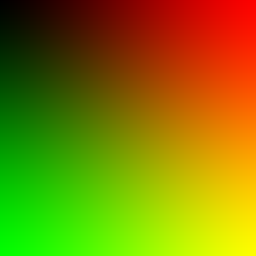
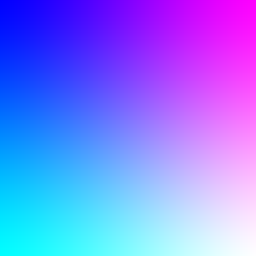
Layers edited between the first and the second 256px x 256px image:
added layer "Layer 1" in group "coords" over [0, 0, 256, 256]
added layer "light" (addition) in group "coords" over [0, 0, 256, 256]
